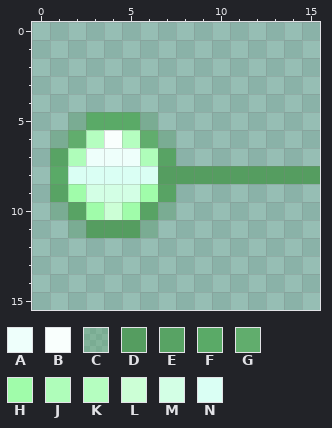
Two states of a pixel-art sprite, resources/gif/XCore/Delegation.png. Above: the version before the commit.
The file is 16x16 pixels. Colours within 5 levels of each other are drawn and written as one.
Palette (. is transparent): A #eefffb  B #f9fffd  C #559d604c  D #559d60  E #58a364  F #5aaa67  G #61ad6d  H #a0fcaa  J #affdba  K #b5fec0  L #ccffd6  M #d3ffe5  N #dafff4
Pixels before, first column x 1:
 5 .CFFFC.........
 6 CGKBKGC........
 7 EJAAAJE........
 8 FNNNNNDDDDDDDDD
 9 EHMMMHE........
10 CEHLHEC........
11 .CDDDC.........
After the commit:
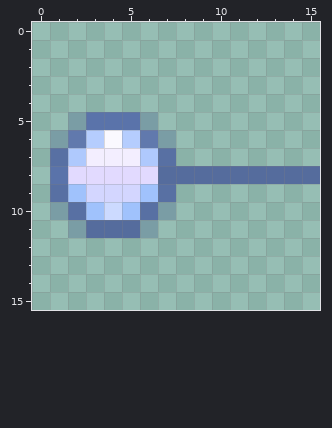
Changes in this commit:
Colour A changes from #eefffb to #f3eeff.
Colour B changes from #f9fffd to #faf9ff.
Colour C changes from #559d604c to #556c9d4c.
Colour D changes from #559d60 to #556c9d.
Colour E changes from #58a364 to #5870a3.
Colour F changes from #5aaa67 to #5a73aa.
Colour G changes from #61ad6d to #6179ad.
Colour H changes from #a0fcaa to #a0c2fc.
Colour J changes from #affdba to #afc9fd.
Colour K changes from #b5fec0 to #b5cdfe.
Colour L changes from #ccffd6 to #ccdaff.
Colour M changes from #d3ffe5 to #d3d6ff.
Colour N changes from #dafff4 to #e2daff.
Pixel boxes of the changes (left, top, right, bottom) in both pictures:
changed: (50, 112, 320, 238)
